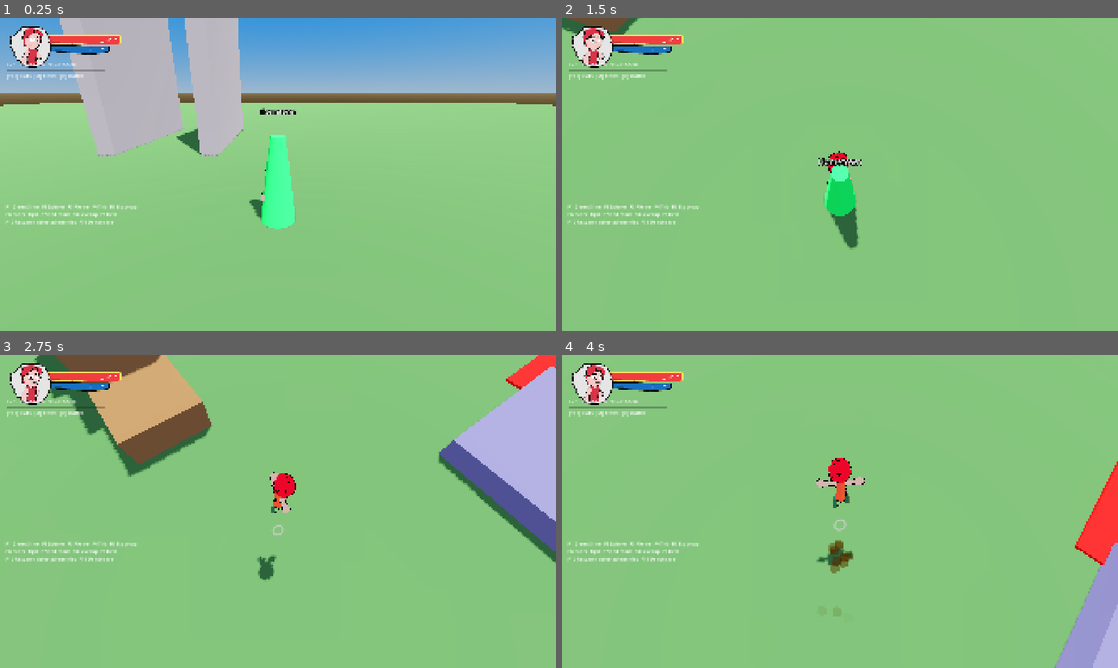
Above: before the commit, frames 1-4 (two rows, left to right).
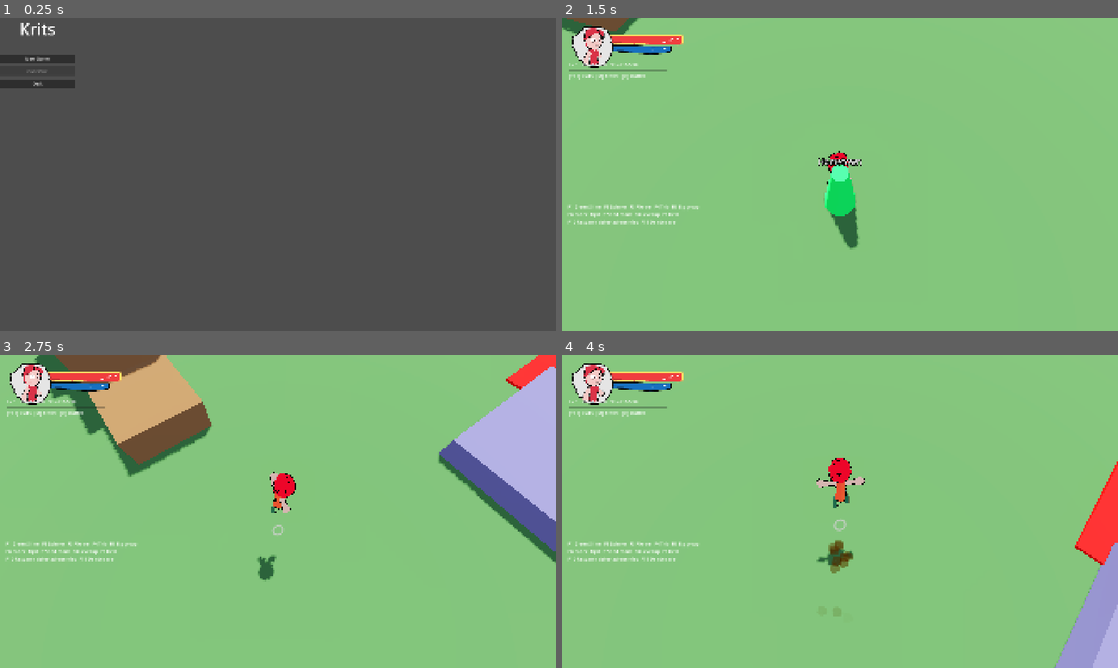
Above: after the commit, the same moments.

Repository: doggoanim/Krits
Game: Godot game, scene res://ui/main_menu.tscn
The game is run twice, just before and just after one commit, with the same random seed, the same clock (stepped at 60 frames per second) and the same inputs. Before the commit the project starts from res://main.tscn.
Inputs (mouse positions are in pixels of both pictures, inside the frame that each line leads up to):
- Up to frame 1 (0.25 s): no input
- Up to frame 2 (1.5 s): click (600, 58) at 0.5 s, where only the run after the commit has a clickable "New Game"; tap Enter at 1.25 s; move the mouse to (867, 174) at 1.27 s; hold W (move_forward) from 1.28 s (still down); hold Ctrl (crouch_pound) from 1.28 s (still down)
- Up to frame 3 (2.75 s): keep holding W (move_forward); tap Space (jump) at 1.52, 2.27 s; move the mouse to (250, 511) at 2.02 s; release Ctrl (crouch_pound) at 2.03 s; tap E (interact) at 2.1 s
- Up to frame 4 (4 s): keep holding W (move_forward); move the mouse to (851, 505) at 2.77 s; hold Shift (roll_dive) 2.78-3.53 s; move the mouse to (834, 517) at 3.52 s; tap Ctrl (crouch_pound) at 3.6 s; tap Space (jump) at 3.77 s

The runs differ from the first frame. In frame 1, 100% of the frame differs, in the area x 0-100%, y 0-100%; in frame 2, 0.1%; in frame 3, 0.2%; in frame 4, 0.2%.

Commit message:
Add a main menu (New Game / Continue / Quit) as the game's boot scene
New scene ui/main_menu.gd + main_menu.tscn, now project.godot's
run/main_scene instead of main.tscn directly. New Game wipes any
existing save (Game.delete_save()) before loading main.tscn; Continue
just loads it, letting main.gd's own Game.load_game() pick up the save;
Continue is disabled when there's nothing to resume (new Game.has_save()
helper). Quit calls get_tree().quit(). Plain default-styled controls for
now, same starting point the HUD had before its own art pass.

Updated README to mention the new boot flow and that main.tscn is still
the quickest way to iterate on gameplay directly (F6, run current scene).

Co-Authored-By: Claude Sonnet 5 <noreply@anthropic.com>
Claude-Session: https://claude.ai/code/session_01TYpdm1jACUqsWG6yyTxbgm

Diff:
--- a/core/game.gd
+++ b/core/game.gd
@@ -55,6 +55,11 @@
 	outfit = &"default"
 	unlocked_outfits = [&"default"]
 
+## Whether there's a save file to resume — MainMenu uses this to decide
+## whether "Continue" should be enabled.
+func has_save() -> bool:
+	return FileAccess.file_exists(SAVE_PATH)
+
 func save() -> void:
 	var data := {
 		"stats": stats.to_dict(), "flags": story_flags,
--- a/project.godot
+++ b/project.godot
@@ -11,7 +11,7 @@
 [application]
 
 config/name="Krits"
-run/main_scene="res://main.tscn"
+run/main_scene="res://ui/main_menu.tscn"
 config/features=PackedStringArray("4.7", "Forward Plus")
 
 [autoload]
--- /dev/null
+++ b/ui/main_menu.gd
@@ -0,0 +1,60 @@
+class_name MainMenu
+extends Control
+## Title screen: the game boots into this (see project.godot's run/main_scene)
+## instead of straight into main.tscn. New Game wipes any existing save and
+## starts fresh; Continue resumes whatever's on disk (disabled when there's
+## nothing to resume); Quit exits the app. Plain default-styled Godot
+## controls for now — same starting point the HUD had before its own design
+## pass; swap this out once there's real menu art to build from.
+
+const GAME_SCENE := "res://main.tscn"
+
+func _ready() -> void:
+	set_anchors_preset(Control.PRESET_FULL_RECT)
+
+	var bg := ColorRect.new()
+	bg.color = Color(0.08, 0.09, 0.11)
+	bg.set_anchors_preset(Control.PRESET_FULL_RECT)
+	add_child(bg)
+
+	var box := VBoxContainer.new()
+	box.set_anchors_preset(Control.PRESET_CENTER)
+	box.custom_minimum_size = Vector2(260.0, 0.0)
+	box.add_theme_constant_override("separation", 12)
+	add_child(box)
+
+	var title := Label.new()
+	title.text = "Krits"
+	title.add_theme_font_size_override("font_size", 56)
+	title.horizontal_alignment = HORIZONTAL_ALIGNMENT_CENTER
+	box.add_child(title)
+
+	var spacer := Control.new()
+	spacer.custom_minimum_size = Vector2(0.0, 24.0)
+	box.add_child(spacer)
+
+	var new_game := Button.new()
+	new_game.text = "New Game"
+	new_game.pressed.connect(_on_new_game)
+	box.add_child(new_game)
+
+	var continue_btn := Button.new()
+	continue_btn.text = "Continue"
+	continue_btn.disabled = not Game.has_save()
+	continue_btn.pressed.connect(_on_continue)
+	box.add_child(continue_btn)
+
+	var quit := Button.new()
+	quit.text = "Quit"
+	quit.pressed.connect(_on_quit)
+	box.add_child(quit)
+
+func _on_new_game() -> void:
+	Game.delete_save()
+	get_tree().change_scene_to_file(GAME_SCENE)
+
+func _on_continue() -> void:
+	get_tree().change_scene_to_file(GAME_SCENE)
+
+func _on_quit() -> void:
+	get_tree().quit()
--- /dev/null
+++ b/ui/main_menu.tscn
@@ -0,0 +1,6 @@
+[gd_scene format=3]
+
+[ext_resource type="Script" path="res://ui/main_menu.gd" id="1"]
+
+[node name="MainMenu" type="Control"]
+script = ExtResource("1")
Not shown, changed: README.md
